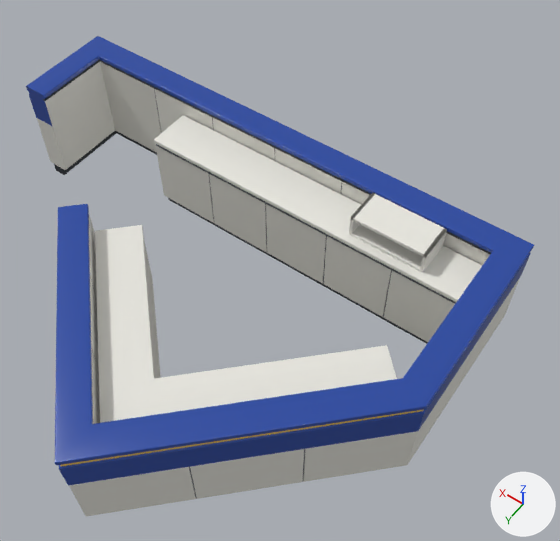
The Blender file tools/models/exit-return-counter.blend as it was, and as the next commit left it.
Both versions are drawn from a camera (50 mm lens) standing at (-9.89, 14.35, 18.98) and looking at (-2.3, 3.72, 2.27). The axes (+X, +Y, +Z) are drawn at lower right. The lights are the same throughout. The first picture is the older version.

Names of what the first picture shows: 'Continuous blue customer rim', 'Lower white inner sorting shelf', 'Lower white window-side work shelf', 'Quick return receiver hood', 'Quick return receiver left cheek', 'Quick return receiver right cheek', 'Quick return receiver sill'.
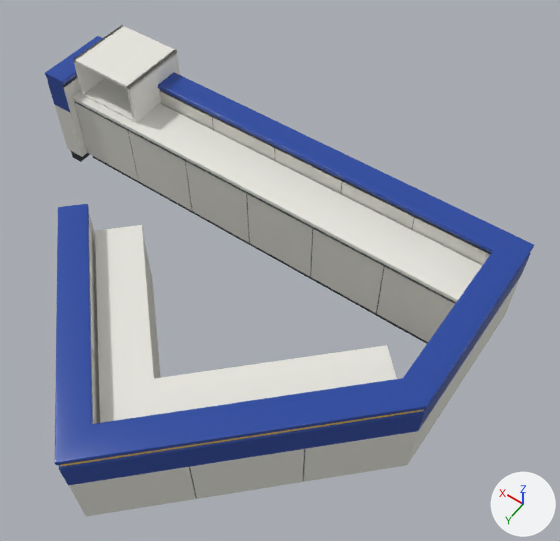
Diff of the bpy script that builds the scene:
```diff
--- a/tools/models/exit-return-counter.blend.py
+++ b/tools/models/exit-return-counter.blend.py
@@ me_continuous_blue_customer_rim @@
 me_continuous_blue_customer_rim.from_pydata(...)  # 1840 vertices, 1806 faces; spans x -7.8..7.8, y 0.0..11.5, z 0.0..3.5
+# me_continuous_blue_customer_rim part 1: all 40 vertices in x 6.9..7.8, y 3.2, z 0.0..3.5 are moved by (0.0, -0.8, 0.0)
 me_continuous_blue_customer_rim.materials.append(mat_counterbody)
@@ me_lower_white_window_side_work_shelf @@
-me_lower_white_window_side_work_shelf.from_pydata(...)  # 612 vertices, 584 faces; spans x -6.95..3.5, y 0.8..2.2, z 0.0..2.82
+me_lower_white_window_side_work_shelf.from_pydata(...)  # 748 vertices, 720 faces; spans x -6.95..6.95, y 0.8..2.2, z 0.0..2.82
+# me_lower_white_window_side_work_shelf part 2: 578 vertices removed from x -4.89..3.5, y 0.8..2.2, z 0.0..2.82; 714 vertices added at x -4.66..6.95, y 0.8..2.2, z 0.0..2.82
 me_lower_white_window_side_work_shelf.materials.append(mat_counterbody)
@@ me_quick_return_receiver_left_cheek @@
-me_quick_return_receiver_left_cheek.from_pydata(...)  # 8 vertices, 6 faces; spans x -5.65..-5.56, y 0.84..1.95, z 2.82..3.52
-me_quick_return_receiver_left_cheek.vertices[0].co = (-5.65, 0.84, 2.82)  # pixel (442, 246)
-me_quick_return_receiver_left_cheek.vertices[1].co = (-5.56, 0.84, 2.82)
-me_quick_return_receiver_left_cheek.vertices[2].co = (-5.56, 1.95, 2.82)  # pixel (419, 271)
-me_quick_return_receiver_left_cheek.vertices[3].co = (-5.65, 1.95, 2.82)  # pixel (422, 272)
-me_quick_return_receiver_left_cheek.vertices[4].co = (-5.65, 0.84, 3.52)  # pixel (447, 229)
-me_quick_return_receiver_left_cheek.vertices[5].co = (-5.56, 0.84, 3.52)  # pixel (444, 227)
-me_quick_return_receiver_left_cheek.vertices[6].co = (-5.56, 1.95, 3.52)  # pixel (423, 254)
-me_quick_return_receiver_left_cheek.vertices[7].co = (-5.65, 1.95, 3.52)  # pixel (426, 255)
+me_quick_return_receiver_left_cheek.from_pydata(...)  # 8 vertices, 6 faces; spans x 4.45..4.54, y -0.23..1.95, z 2.82..4.2
+# me_quick_return_receiver_left_cheek part 3
+me_quick_return_receiver_left_cheek.vertices[0].co = (4.45, -0.23, 2.82)
+me_quick_return_receiver_left_cheek.vertices[1].co = (4.54, -0.23, 2.82)
+me_quick_return_receiver_left_cheek.vertices[2].co = (4.54, 1.95, 2.82)  # pixel (133, 122)
+me_quick_return_receiver_left_cheek.vertices[3].co = (4.45, 1.95, 2.82)  # pixel (135, 123)
+me_quick_return_receiver_left_cheek.vertices[4].co = (4.45, -0.23, 4.2)  # pixel (176, 50)
+me_quick_return_receiver_left_cheek.vertices[5].co = (4.54, -0.23, 4.2)  # pixel (174, 49)
+me_quick_return_receiver_left_cheek.vertices[6].co = (4.54, 1.95, 4.2)  # pixel (126, 86)
+me_quick_return_receiver_left_cheek.vertices[7].co = (4.45, 1.95, 4.2)  # pixel (129, 87)
 me_quick_return_receiver_left_cheek.materials.append(mat_counterworktop)
@@ me_quick_return_receiver_right_cheek @@
-me_quick_return_receiver_right_cheek.from_pydata(...)  # 8 vertices, 6 faces; spans x -3.44..-3.35, y 0.84..1.95, z 2.82..3.52
-me_quick_return_receiver_right_cheek.vertices[0].co = (-3.44, 0.84, 2.82)
-me_quick_return_receiver_right_cheek.vertices[1].co = (-3.35, 0.84, 2.82)
-me_quick_return_receiver_right_cheek.vertices[2].co = (-3.35, 1.95, 2.82)  # pixel (348, 234)
-me_quick_return_receiver_right_cheek.vertices[3].co = (-3.44, 1.95, 2.82)  # pixel (351, 235)
-me_quick_return_receiver_right_cheek.vertices[4].co = (-3.44, 0.84, 3.52)  # pixel (375, 193)
-me_quick_return_receiver_right_cheek.vertices[5].co = (-3.35, 0.84, 3.52)  # pixel (372, 192)
-me_quick_return_receiver_right_cheek.vertices[6].co = (-3.35, 1.95, 3.52)  # pixel (350, 217)
-me_quick_return_receiver_right_cheek.vertices[7].co = (-3.44, 1.95, 3.52)  # pixel (353, 218)
+me_quick_return_receiver_right_cheek.from_pydata(...)  # 8 vertices, 6 faces; spans x 6.66..6.75, y -0.23..1.95, z 2.82..4.2
+# me_quick_return_receiver_right_cheek part 4
+me_quick_return_receiver_right_cheek.vertices[0].co = (6.66, -0.23, 2.82)
+me_quick_return_receiver_right_cheek.vertices[1].co = (6.75, -0.23, 2.82)
+me_quick_return_receiver_right_cheek.vertices[2].co = (6.75, 1.95, 2.82)  # pixel (82, 95)
+me_quick_return_receiver_right_cheek.vertices[3].co = (6.66, 1.95, 2.82)  # pixel (84, 96)
+me_quick_return_receiver_right_cheek.vertices[4].co = (6.66, -0.23, 4.2)  # pixel (123, 26)
+me_quick_return_receiver_right_cheek.vertices[5].co = (6.75, -0.23, 4.2)  # pixel (121, 25)
+me_quick_return_receiver_right_cheek.vertices[6].co = (6.75, 1.95, 4.2)  # pixel (73, 59)
+me_quick_return_receiver_right_cheek.vertices[7].co = (6.66, 1.95, 4.2)  # pixel (75, 60)
 me_quick_return_receiver_right_cheek.materials.append(mat_counterworktop)
@@ me_quick_return_receiver_hood @@
-me_quick_return_receiver_hood.from_pydata(...)  # 8 vertices, 6 faces; spans x -5.65..-3.35, y 0.84..1.95, z 3.43..3.52
+me_quick_return_receiver_hood.from_pydata(...)  # 8 vertices, 6 faces; spans x 4.45..6.75, y -0.23..1.95, z 4.11..4.2
+# me_quick_return_receiver_hood part 5: the whole mesh is scaled about its middle by (1, 1.96, 1), then moved by (10.1, -0.53, 0.68)
 me_quick_return_receiver_hood.materials.append(mat_counterworktop)
```

What differs and where, as boxes (x1, y1, x2, y2) in the pictures (560 x 541 px; the box of a moved part takes in the faces that stretch with it):
'Continuous blue customer rim', reshaped: before (26, 36, 535, 517); after (45, 36, 535, 517)
'Lower white window-side work shelf', reshaped (25% wider, 10% taller): before (154, 115, 482, 344); after (72, 91, 482, 344)
'Quick return receiver hood', moved, rescaled (7% wider): before (352, 193, 447, 258); after (73, 25, 175, 89)
'Quick return receiver left cheek', reshaped (93% wider, 64% taller): before (420, 229, 447, 273); after (127, 50, 180, 123)
part 1 of me_continuous_blue_customer_rim, moved or reshaped: before (26, 36, 116, 175); after (45, 36, 98, 162)
part 4 of me_quick_return_receiver_right_cheek, moved or reshaped: before (349, 195, 374, 236); after (73, 25, 123, 96)
